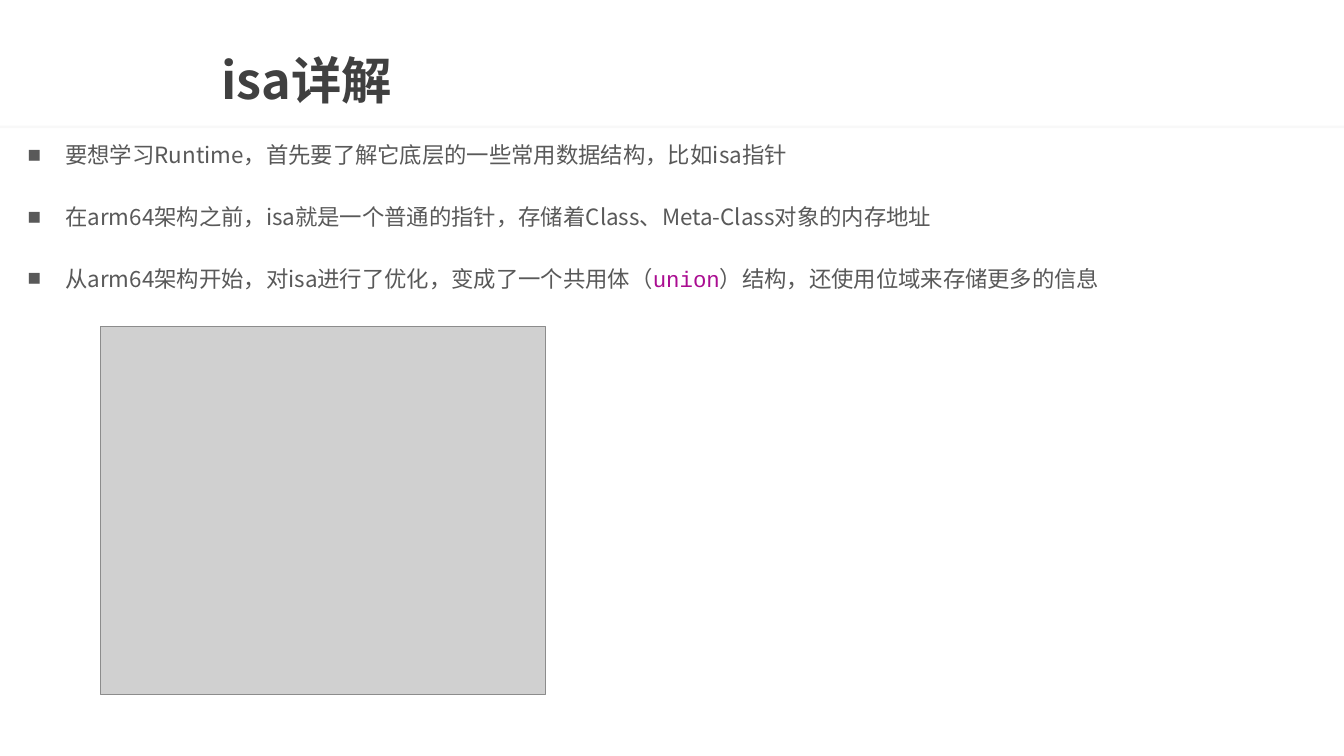
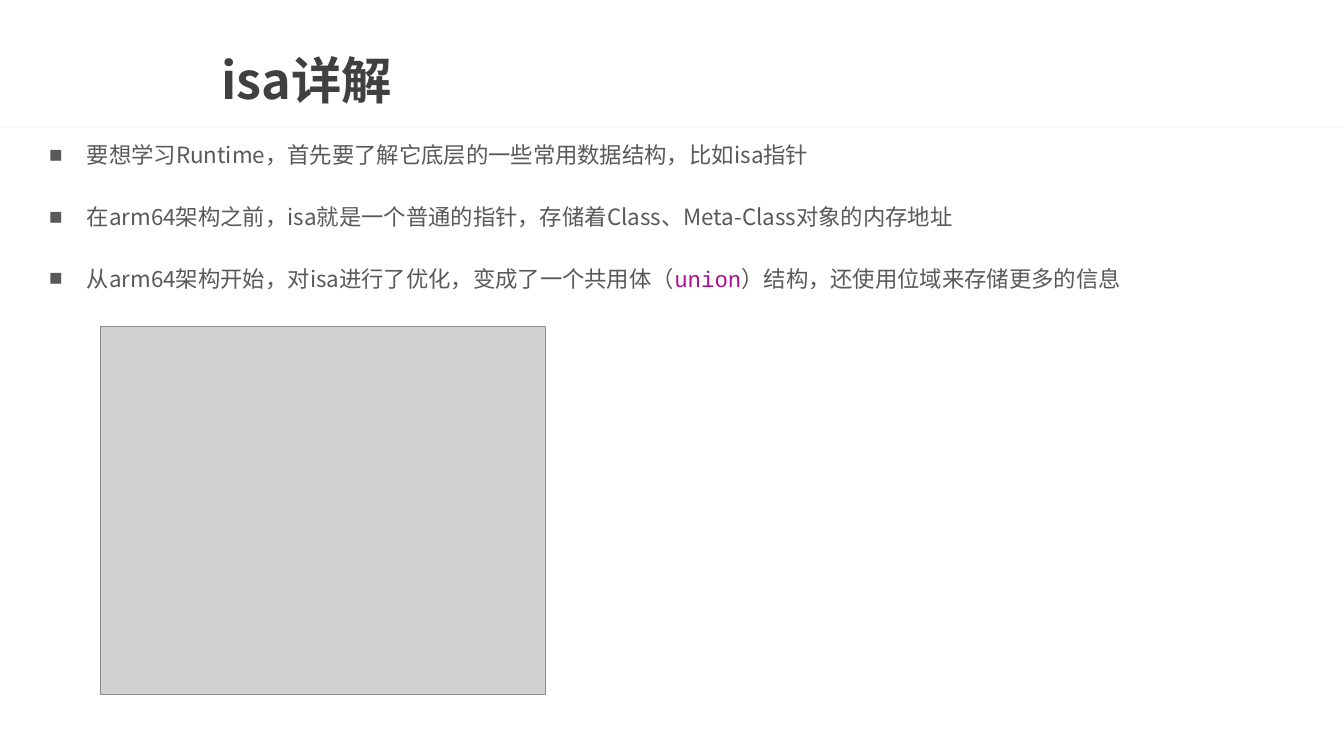
Before and after one commit to Jentlezhi/oc_object, a slide deck: slide 11 of document/底层课件/02-Runtime.pptx. Drawn at 1344x756 pixels with LibreOffice and Linux fonts; fonts in the diff are those of the drawing; grey boxes stand for pictures; background and template pictures are left out. Boxes give left, top, right and bottom in pixels: in the first picture for what was removed or moved away, otherwise in the second. Text is boxed around its words. In the diff, an @@ line names an element or a change of style, - is before the commit and + after.

```diff
--- a/document/底层课件/02-Runtime.pptx
+++ b/document/底层课件/02-Runtime.pptx
@@ text "要想学习Runtime，首先要了解它底层的一些常用数据结构，比如isa指针": place and size @@
-text "要想学习Runtime，首先要了解它底层的一些常用数据结构，比如isa指针" at <box>65,144,1099,289</box>
+text "要想学习Runtime，首先要了解它底层的一些常用数据结构，比如isa指针" at <box>87,144,1121,289</box>
```
Also in this commit, not shown: 1 other slide changed, 9 other files.
